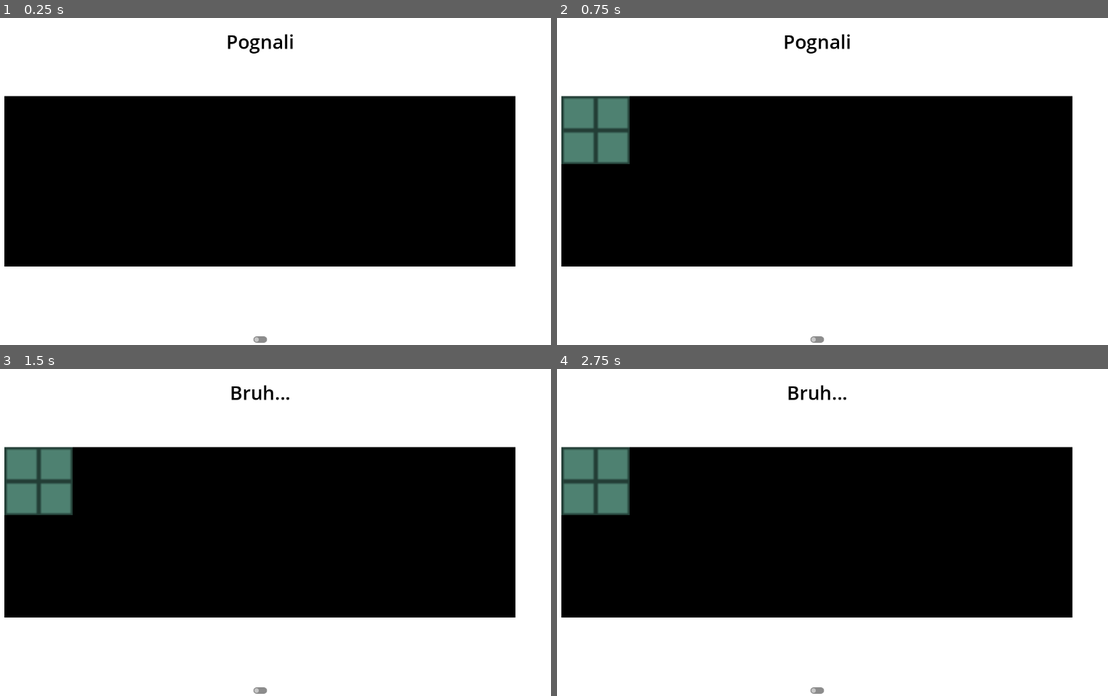
Above: before the commit, frames 1-4 (two rows, left to right).
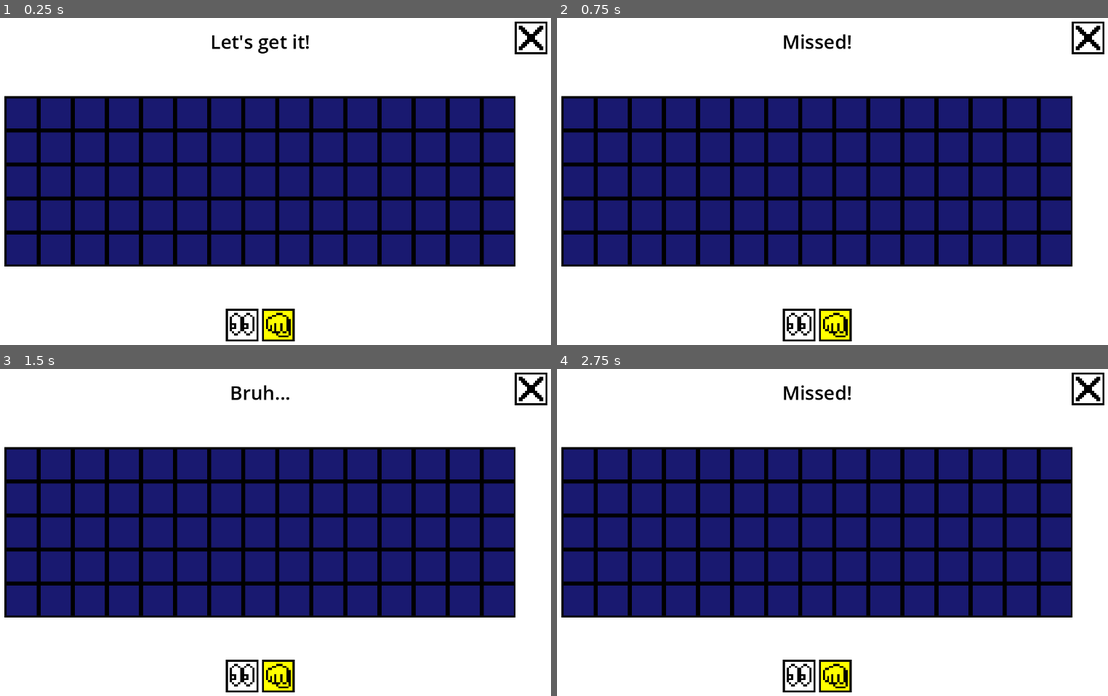
Above: after the commit, the same moments.

Repository: Zheltog/world-of-chunks
Game: Godot game, scene res://Scenes/main.tscn
Same seed, same stepped clock (60 frames per second), same inputs: the game is played once before the commit and once after it.
Inputs (mouse positions are in pixels of both pictures, inside the frame that each line leads up to):
- Up to frame 1 (0.25 s): no input
- Up to frame 2 (0.75 s): click (579, 112) at 0.52 s
- Up to frame 3 (1.5 s): click (22, 463) at 1.27 s
- Up to frame 4 (2.75 s): click (579, 463) at 2.02 s

The runs differ from the first frame. In frame 1, 40% of the frame differs, in the area x 1-100%, y 1-100%; in frame 2, 41%, in the area x 0-100%, y 1-100%; in frame 3, 40%; in frame 4, 40%.

Commit message:
dev-s for ui and game cycle

Diff:
--- a/Scenes/cell.tscn
+++ b/Scenes/cell.tscn
@@ -14,7 +14,8 @@
 offset_bottom = 8.0
 
 [node name="Sprite2D" type="Sprite2D" parent="."]
-self_modulate = Color(0, 0, 0, 1)
+self_modulate = Color(0.0980392, 0.0980392, 0.439216, 1)
+texture_filter = 1
 texture = ExtResource("2_4gicn")
 
 [connection signal="button_down" from="Button" to="." method="_on_button_button_down"]
--- a/Scenes/main.tscn
+++ b/Scenes/main.tscn
@@ -1,7 +1,11 @@
-[gd_scene load_steps=3 format=3 uid="uid://kdlda4v00uqb"]
+[gd_scene load_steps=7 format=3 uid="uid://kdlda4v00uqb"]
 
 [ext_resource type="Script" path="res://Scripts/Field.gd" id="1_g2pcm"]
 [ext_resource type="Script" path="res://Scripts/GameController.gd" id="1_t2hj8"]
+[ext_resource type="Texture2D" uid="uid://b7s8862fsb2a1" path="res://Sprites/close.png" id="3_1juwg"]
+[ext_resource type="Texture2D" uid="uid://qiwtdbxgdtp1" path="res://Sprites/eyes.png" id="3_pmm6o"]
+[ext_resource type="Texture2D" uid="uid://bytct43d0spi1" path="res://Sprites/new.png" id="3_w62oi"]
+[ext_resource type="Texture2D" uid="uid://bwmu551bbtvy8" path="res://Sprites/fist.png" id="4_h4lyl"]
 
 [node name="Base" type="CanvasLayer"]
 script = ExtResource("1_t2hj8")
@@ -18,18 +22,6 @@
 [node name="Field" type="Node2D" parent="."]
 script = ExtResource("1_g2pcm")
 
-[node name="CheckButton" type="CheckButton" parent="."]
-anchors_preset = 7
-anchor_left = 0.5
-anchor_top = 1.0
-anchor_right = 0.5
-anchor_bottom = 1.0
-offset_left = -22.0
-offset_top = -24.0
-offset_right = 22.0
-grow_horizontal = 2
-grow_vertical = 0
-
 [node name="Label" type="Label" parent="."]
 self_modulate = Color(0, 0, 0, 1)
 anchors_preset = 5
@@ -44,4 +36,84 @@
 text = "Sample text"
 horizontal_alignment = 1
 
-[connection signal="toggled" from="CheckButton" to="." method="_on_check_button_toggled"]
+[node name="NewButton" type="TextureButton" parent="."]
+texture_filter = 1
+anchors_preset = 7
+anchor_left = 0.5
+anchor_top = 1.0
+anchor_right = 0.5
+anchor_bottom = 1.0
+offset_left = -36.0
+offset_top = -80.0
+offset_right = 36.0
+offset_bottom = -8.0
+grow_horizontal = 2
+grow_vertical = 0
+texture_normal = ExtResource("3_w62oi")
+texture_pressed = ExtResource("3_w62oi")
+texture_hover = ExtResource("3_w62oi")
+texture_disabled = ExtResource("3_w62oi")
+texture_focused = ExtResource("3_w62oi")
+stretch_mode = 0
+
+[node name="RocketButton" type="TextureButton" parent="."]
+texture_filter = 1
+anchors_preset = 7
+anchor_left = 0.5
+anchor_top = 1.0
+anchor_right = 0.5
+anchor_bottom = 1.0
+offset_left = -76.0
+offset_top = -80.0
+offset_right = -4.0
+offset_bottom = -8.0
+grow_horizontal = 2
+grow_vertical = 0
+texture_normal = ExtResource("3_pmm6o")
+texture_pressed = ExtResource("3_pmm6o")
+texture_hover = ExtResource("3_pmm6o")
+texture_disabled = ExtResource("3_pmm6o")
+texture_focused = ExtResource("3_pmm6o")
+stretch_mode = 0
+
+[node name="GunButton" type="TextureButton" parent="."]
+texture_filter = 1
+anchors_preset = 7
+anchor_left = 0.5
+anchor_top = 1.0
+anchor_right = 0.5
+anchor_bottom = 1.0
+offset_left = 4.0
+offset_top = -80.0
+offset_right = 76.0
+offset_bottom = -8.0
+grow_horizontal = 2
+grow_vertical = 0
+texture_normal = ExtResource("4_h4lyl")
+texture_pressed = ExtResource("4_h4lyl")
+texture_hover = ExtResource("4_h4lyl")
+texture_disabled = ExtResource("4_h4lyl")
+texture_focused = ExtResource("4_h4lyl")
+stretch_mode = 0
+
+[node name="CloseButton" type="TextureButton" parent="."]
+texture_filter = 1
+anchors_preset = 1
+anchor_left = 1.0
+anchor_right = 1.0
+offset_left = -80.0
+offset_top = 8.0
+offset_right = -8.0
+offset_bottom = 80.0
+grow_horizontal = 0
+texture_normal = ExtResource("3_1juwg")
+texture_pressed = ExtResource("3_1juwg")
+texture_hover = ExtResource("3_1juwg")
+texture_disabled = ExtResource("3_1juwg")
+texture_focused = ExtResource("3_1juwg")
+stretch_mode = 0
+
+[connection signal="pressed" from="NewButton" to="." method="_on_new_button_pressed"]
+[connection signal="pressed" from="RocketButton" to="." method="_on_rocket_button_pressed"]
+[connection signal="pressed" from="GunButton" to="." method="_on_gun_button_pressed"]
+[connection signal="pressed" from="CloseButton" to="." method="_on_close_button_pressed"]
--- a/Scripts/Cell.gd
+++ b/Scripts/Cell.gd
@@ -9,7 +9,7 @@
 var _coordinates: Coordinates = Coordinates.new(0, 0)
 var _occupant: TankPart
 var _is_lighted: bool = false
-var _current_color: Color = Color.BLACK
+var _current_color: Color = Color.MIDNIGHT_BLUE
 
 
 func _ready():
@@ -32,8 +32,8 @@
 
 func light_up():
 	_is_lighted = true
-	if _current_color == Color.BLACK:
-		_sprite.self_modulate = Color.LIGHT_YELLOW
+	if _current_color == Color.MIDNIGHT_BLUE:
+		_sprite.self_modulate = Color.ROYAL_BLUE
 	else:
 		_sprite.self_modulate = _current_color
 
@@ -41,7 +41,7 @@
 func dim():
 	if _is_lighted:
 		_is_lighted = false
-		_sprite.self_modulate = Color.BLACK
+		_sprite.self_modulate = Color.MIDNIGHT_BLUE
 
 
 func shoot():
--- a/Scripts/EventBus.gd
+++ b/Scripts/EventBus.gd
@@ -6,3 +6,5 @@
 signal cell_occupied(coordinates: Coordinates, occupant: TankPart)
 signal new_message(message: String)
 signal tank_stopped()
+signal tank_moved()
+signal tank_escaped()
--- a/Scripts/GameController.gd
+++ b/Scripts/GameController.gd
@@ -6,12 +6,18 @@
 @export var cells_num_hor: int
 @export var cells_num_ver: int
 @export var light_up_radius: int = 1
+@export var tank_stops_to_win: int = 3
 
 
 var _field: Field
+var _rocket_button: TextureButton
+var _gun_button: TextureButton
+var _new_button: TextureButton
 var _cell_click_type: CellClickType
 var _tank: Tank
 var _label: Label
+var _is_game_over: bool = false
+var _current_tank_stops: int = 0
 
 
 enum CellClickType { ROCKET, GUN }
@@ -23,15 +29,22 @@
 	EventBus.cell_occupied.connect(_on_cell_occupied)
 	EventBus.new_message.connect(_print_new_message)
 	EventBus.tank_stopped.connect(_on_tank_stopped)
+	EventBus.tank_moved.connect(_on_tank_moved)
+	EventBus.tank_escaped.connect(_on_tank_escaped)
 
+	_rocket_button = get_node("RocketButton")
+	_gun_button = get_node("GunButton")
+	_new_button = get_node("NewButton")
+	_new_button.hide()
 	_field = get_node("Field")
 	_field.init(cells_num_hor, cells_num_ver)
 	_tank = Tank.new()
 	_tank.set_coordinates(cells_num_hor - 1, cells_num_ver - 1)
-	_tank.stop_probability = 50
+	_tank.stop_probability = 25
 	_label = get_node("Label")
 
-	_print_new_message("Pognali")
+	_on_gun_button_pressed()
+	_print_new_message("Let's get it!")
 
 
 func _process(delta):
@@ -39,6 +52,9 @@
 
 
 func _on_cell_clicked(coordinates: Coordinates):
+	if _is_game_over:
+		return
+
 	_field._dim_all_cells()
 	if _cell_click_type == CellClickType.ROCKET:
 		_try_move_tank()
@@ -57,7 +73,19 @@
 
 
 func _on_tank_stopped():
-	pass
+	_current_tank_stops += 1
+	if _current_tank_stops >= tank_stops_to_win:
+		_print_new_message(str("Tank stopped ", tank_stops_to_win, " times in a row! Victory!"))
+		_on_game_over()
+
+
+func _on_tank_moved():
+	_current_tank_stops = 0
+
+
+func _on_tank_escaped():
+	_print_new_message("Tank escaped! You failed!")
+	_on_game_over()
 
 
 func _try_light_up_cells(center: Coordinates):
@@ -76,5 +104,28 @@
 	_label.text = message
 
 
-func _on_check_button_toggled(button_pressed: bool):
-	_cell_click_type = CellClickType.GUN if button_pressed else CellClickType.ROCKET
+func _on_game_over():
+	_is_game_over = true
+	_rocket_button.hide()
+	_gun_button.hide()
+	_new_button.show()
+
+
+func _on_rocket_button_pressed():
+	_cell_click_type = CellClickType.ROCKET
+	_gun_button.self_modulate = Color.WHITE
+	_rocket_button.self_modulate = Color.YELLOW
+
+
+func _on_gun_button_pressed():
+	_cell_click_type = CellClickType.GUN
+	_rocket_button.self_modulate = Color.WHITE
+	_gun_button.self_modulate = Color.YELLOW
+
+
+func _on_close_button_pressed():
+	get_tree().quit()
+
+
+func _on_new_button_pressed():
+	get_tree().change_scene_to_file("res://Scenes/main.tscn")
--- a/Scripts/Tank.gd
+++ b/Scripts/Tank.gd
@@ -40,10 +40,16 @@
 
 
 func _move():
+	EventBus.tank_moved.emit()
+
 	_wheels.release_cells()
 	_body.release_cells()
 	_tower.release_cells()
+
 	base_coordinates.move(-1, 0)
+	if base_coordinates.x < 0:
+		EventBus.tank_escaped.emit()
+
 	_wheels.ocuppy_cells()
 	_body.ocuppy_cells()
 	_tower.ocuppy_cells()
--- a/Scripts/TankPart.gd
+++ b/Scripts/TankPart.gd
@@ -20,7 +20,7 @@
 
 
 func release_cells():
-	_process_coordinates(Color.BLACK, null)
+	_process_coordinates(Color.MIDNIGHT_BLUE, null)
 
 
 func ocuppy_cells():
@@ -41,7 +41,7 @@
 		hp -= 1
 		EventBus.new_message.emit(str("Got it! Remaining ", hp, " of ", part_name))
 	else:
-		EventBus.new_message.emit("Missed!!!")
+		EventBus.new_message.emit("Missed!")
 
 
 func _calc_actual_coordinates(relative: Coordinates) -> Coordinates:
Binary file changed: Sprites/cell.png
Binary file added: Sprites/close.png
Not shown, added: Sprites/close.png.import
Binary file added: Sprites/eyes.png
Not shown, added: Sprites/eyes.png.import
Binary file added: Sprites/fist.png
Not shown, added: Sprites/fist.png.import
Binary file added: Sprites/new.png
Not shown, added: Sprites/new.png.import
